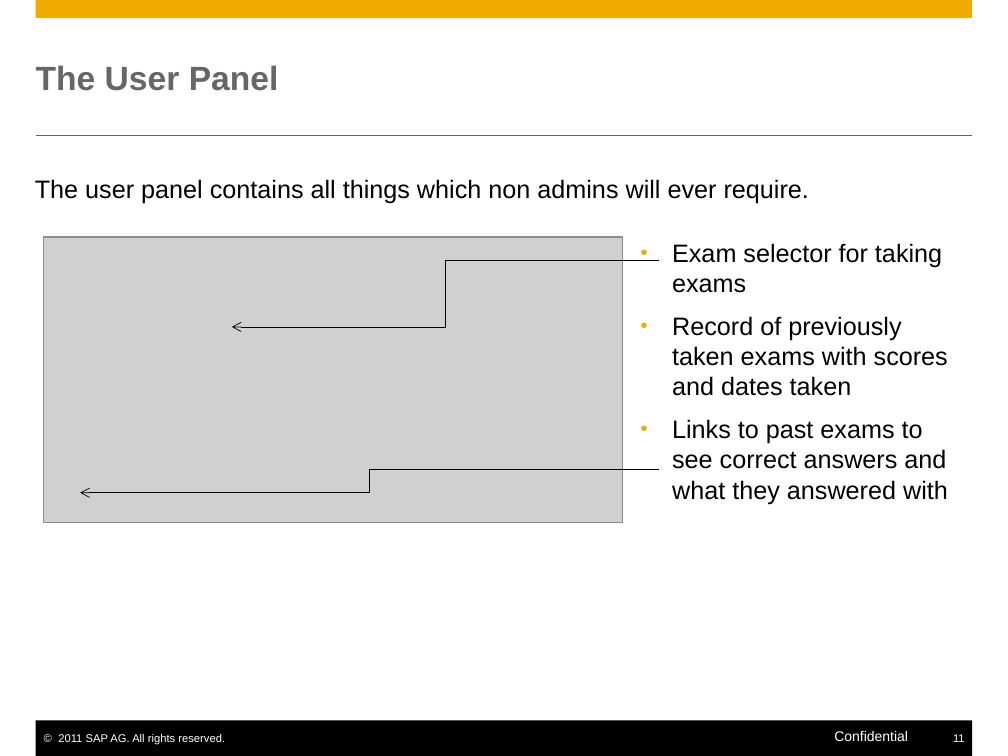
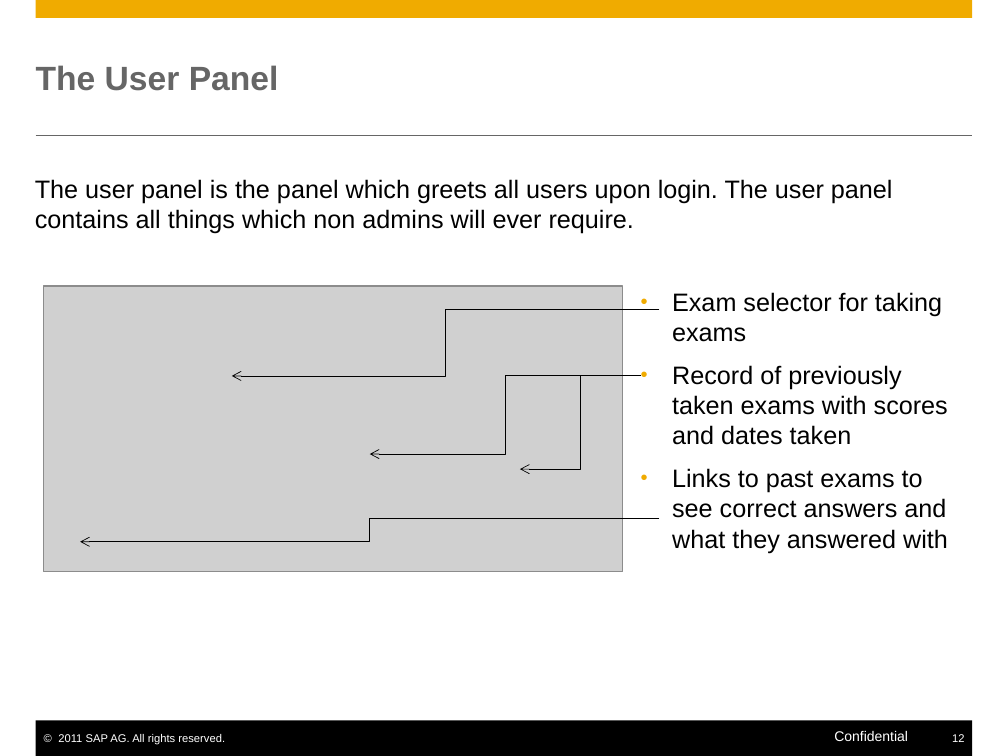
Before and after one commit to evanlouie/EXAM_system, a slide deck: slide 12 of The Exam System - User Guide.pptx (slide 11 before the commit). Drawn at 1008x756 pixels with LibreOffice and Linux fonts; fonts in the diff are those of the drawing; grey boxes stand for pictures. Boxes give left, top, right and bottom in pixels: in the first picture for what was removed or moved away, otherwise in the second. Text is boxed around its words. In the diff, an @@ line names an element or a change of style, - is before the commit and + after.

```diff
--- a/The Exam System - User Guide.pptx
+++ b/The Exam System - User Guide.pptx
@@ text at [35,179,893,234]: text changed @@
-The user panel contains all things which non admins will ever require.
+The user panel is the panel which greets all users upon login. The user panel contains all things which non admins will ever require.
@@ 2 elbow arrows, 1 picture, 1 text: place and size @@
-2 elbow arrows, 1 picture, 1 text at [43,237,948,523]
+2 elbow arrows, 1 picture, 1 text at [43,286,948,573]
@@ elbow arrow added from (641, 376) to (370, 454), #000000 0.5 pt @@
@@ elbow arrow added from (641, 376) to (520, 469), #000000 0.5 pt @@
@@ page number at [952,734,964,742]: text changed @@
-11
+12
```
Also in this commit, not shown: 8 other slides changed, 2 slides added, 3 other files.
